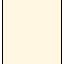
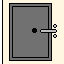
Two versions of the same layered image (w=64, h=64). Layer-by-layer changes:
hid "Layer copy #3" over <box>9,0,62,64</box>
added layer "Layer copy #6" above "Layer copy #2" over <box>9,0,64,64</box>
